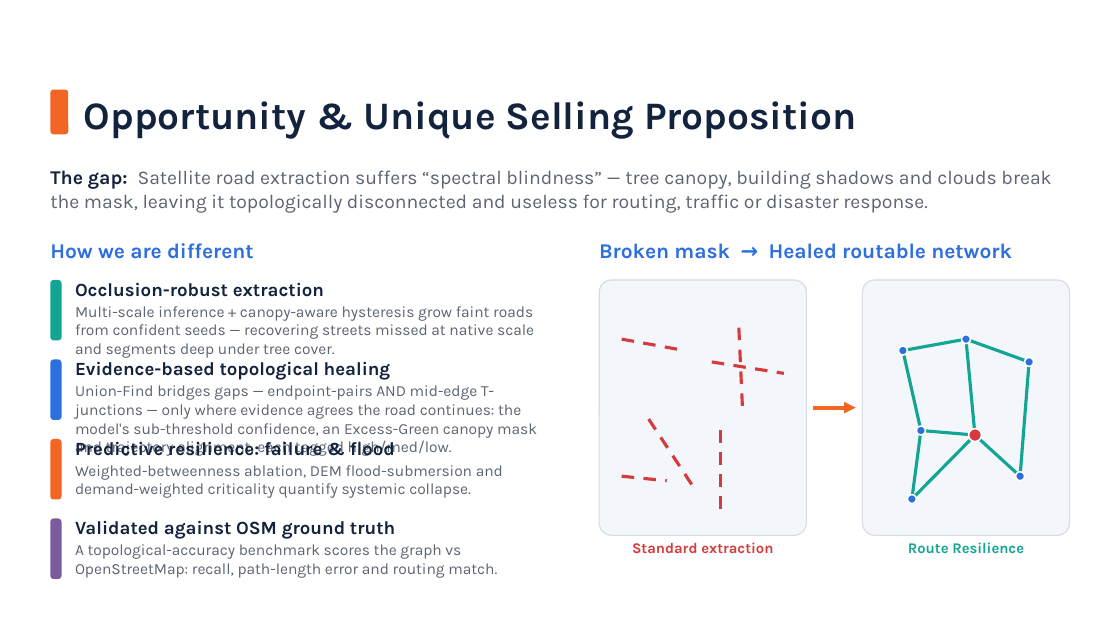
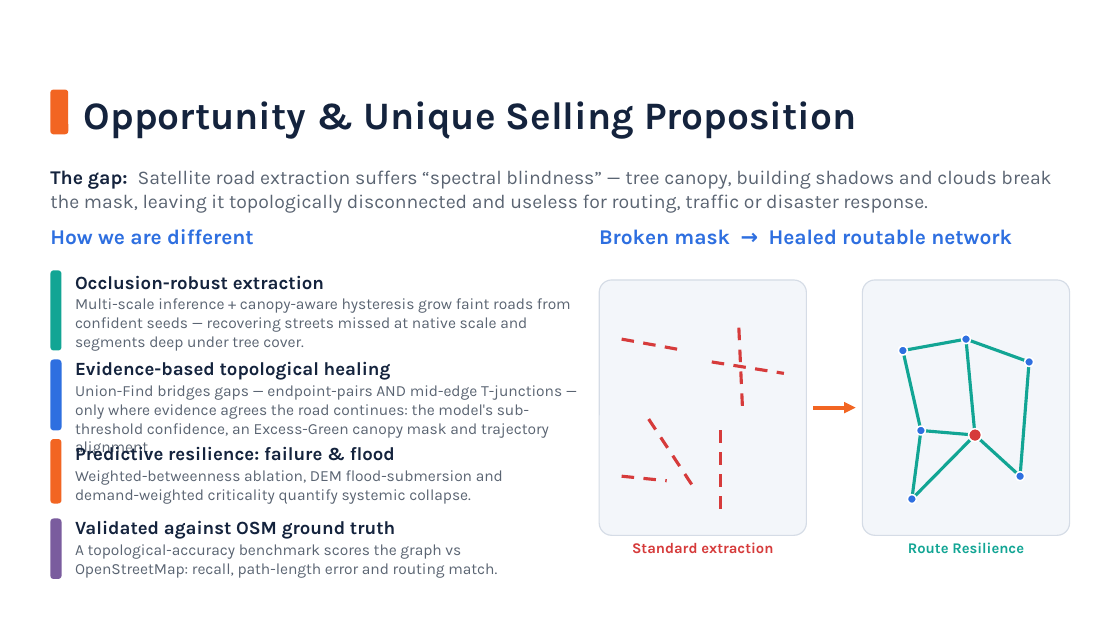
Before and after one commit to Viswas-R-Bhat/route-resilience, a slide deck: slide 3 of Escape_the_Matrix_ISRO_BAH_2026_PS4_Idea_Submission.pptx. Drawn at 1120x630 pixels with LibreOffice and Linux fonts; fonts in the diff are those of the drawing; background and template pictures are left out. Boxes give left, top, right and bottom in pixels: in the first picture for what was removed or moved away, otherwise in the second. Text is boxed around its words. In the diff, an @@ line names an element or a change of style, - is before the commit and + after.

```diff
--- a/Escape_the_Matrix_ISRO_BAH_2026_PS4_Idea_Submission.pptx
+++ b/Escape_the_Matrix_ISRO_BAH_2026_PS4_Idea_Submission.pptx
@@ text "How we are different": place and size @@
-text "How we are different" at box(50, 243, 254, 259)
+text "How we are different" at box(50, 229, 254, 245)
@@ text "Broken mask → Healed routable ...": place and size @@
-text "Broken mask → Healed routable ..." at box(599, 243, 1012, 259)
+text "Broken mask → Healed routable ..." at box(599, 229, 1012, 245)
@@ rounded rectangle: place and size @@
-rounded rectangle at box(50, 280, 62, 340)
+rounded rectangle at box(50, 270, 62, 351)
@@ text "Occlusion-robust extraction" rewrapped from box(75, 282, 534, 358) to box(75, 275, 571, 351) @@
@@ rounded rectangle: place and size @@
-rounded rectangle at box(50, 360, 62, 420)
+rounded rectangle at box(50, 360, 62, 430)
@@ text at box(75, 385, 562, 438): text changed @@
-Union-Find bridges gaps — endpoint-pairs AND mid-edge T-junctions — only where evidence agrees the road continues: the model's sub-threshold confidence, an Excess-Green canopy mask and trajectory alignment, each tagged high/med/low.
+Union-Find bridges gaps — endpoint-pairs AND mid-edge T-junctions — only where evidence agrees the road continues: the model's sub-threshold confidence, an Excess-Green canopy mask and trajectory alignment
@@ rounded rectangle: place and size @@
-rounded rectangle at box(50, 439, 62, 500)
+rounded rectangle at box(50, 439, 62, 504)
@@ text "Predictive resilience: failure & flood": place and size @@
-text "Predictive resilience: failure & flood" at box(75, 440, 503, 498)
+text "Predictive resilience: failure & flood" at box(75, 444, 503, 504)
```
Also in this commit, not shown: 5 other slides changed, 20 other files.
